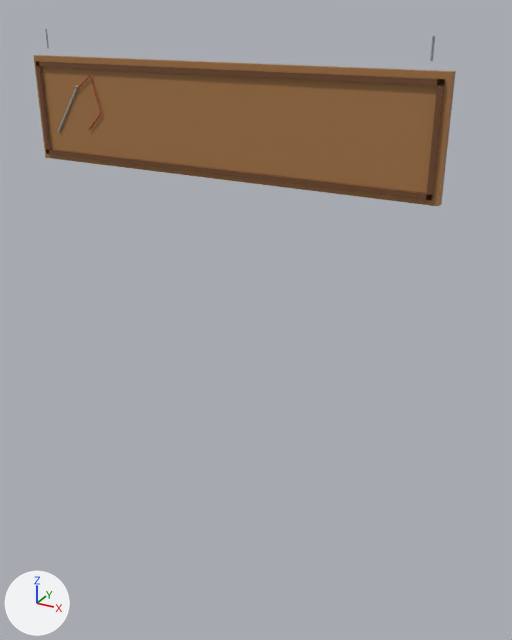
An edit to the glTF model assets/models/nha_rap/bang/bang_tiem_may_be_tu_32.glb, drawn before and after from the same camera.
Both versions are drawn from a camera (50 mm lens) standing at (3.6, -3.27, 3.43) and looking at (1.9, -0.18, 1.88). The lights are fixed; the arrows at lower left show +X, +Y and +Z. The first picture is the older version. Vertices at exactly the same position are counted once.

Names of what the first picture shows: 'bang_tiem_may_be_tu_32'.
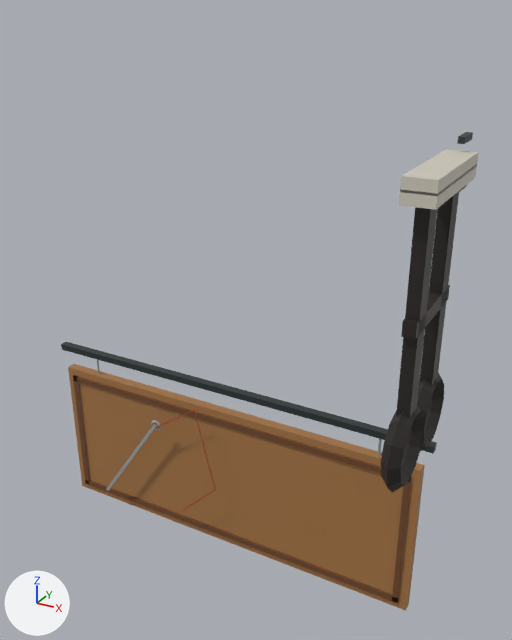
Where the change shows, as pixel boxes [x1, y1, x2, y2] in the pictures (512 x 640 px; the box of a moved part takes in the faces that stretch with it):
```json
{"object": "bang_tiem_may_be_tu_32", "change": "reshaped", "before": [33, 29, 456, 206], "after": [61, 132, 479, 611], "on screen": "170% taller"}
{"part": 1, "of": "me_day", "change": "added", "after": [61, 342, 437, 453]}
{"part": 2, "of": "me_day", "change": "moved or reshaped", "before": [45, 29, 49, 48], "after": [97, 360, 100, 374]}
{"part": 3, "of": "me_day", "change": "moved or reshaped", "before": [430, 36, 435, 61], "after": [378, 439, 382, 456]}
{"part": 4, "of": "me_day", "change": "added", "after": [68, 364, 425, 611], "on screen": "brown"}
{"part": 5, "of": "me_day", "change": "moved or reshaped", "before": [35, 61, 445, 200], "after": [73, 375, 412, 603]}
{"part": 6, "of": "me_day", "change": "moved or reshaped", "before": [58, 88, 77, 132], "after": [106, 424, 156, 491]}
{"part": 7, "of": "me_day", "change": "moved or reshaped", "after": [151, 420, 161, 431], "on screen": "not visible before"}
{"part": 8, "of": "me_day", "change": "moved or reshaped", "before": [76, 75, 101, 131], "after": [155, 410, 216, 511]}
{"part": 9, "of": "me_day", "change": "added", "after": [396, 207, 437, 419]}
{"part": 10, "of": "me_day", "change": "added", "after": [419, 191, 459, 386]}
{"part": 11, "of": "me_day", "change": "added", "after": [401, 285, 450, 340]}
{"part": 12, "of": "me_day", "change": "added", "after": [457, 132, 473, 144]}
{"part": 13, "of": "me_day", "change": "added", "after": [399, 166, 477, 210]}
{"part": 14, "of": "me_day", "change": "added", "after": [400, 149, 479, 196]}
{"part": 15, "of": "me_day", "change": "added", "after": [381, 373, 444, 492]}
{"part": 16, "of": "me_day", "change": "deleted", "before": [33, 55, 456, 206], "on screen": "brown"}
```

Edits to the scene script, one JSON object a line:
```json
{"block": "me_day", "where": "# used by ob_bang_tiem_may_be_tu_32; location = (0.0, 0.0, 0.0)"}
{"op": "remove", "block": "me_day", "code": "me_day.from_pydata(...)  # 96 vertices, 160 faces; spans x 0.4..2.8, y -0.11..-0.04, z 2.6..3.32"}
{"op": "add", "block": "me_day", "code": "me_day.from_pydata(...)  # 260 vertices, 460 faces; spans x 0.3..2.95, y -0.8..0.0, z 0.15..2.93"}
{"block": "me_day", "change": "me_day part 1: a new loose piece, a box spanning x 0.3..2.9, y -0.05..0.0, z 1.27..1.31, in mat_pho_mausac"}
{"block": "me_day", "change": "me_day part 2: the loose piece of 8 vertices spanning x 0.49..0.51, y -0.08..-0.06, z 3.22..3.32 is scaled about its middle by (1.33, 1.33, 1.4), then moved by (0.1, 0.04, -2.07)"}
{"block": "me_day", "change": "me_day part 3: the loose piece of 8 vertices spanning x 2.69..2.71, y -0.08..-0.06, z 3.22..3.32 is scaled about its middle by (1.33, 1.33, 1.4), then moved by (-0.1, 0.04, -2.07)"}
{"block": "me_day", "change": "me_day part 4: a new loose piece, a box spanning x 0.35..2.85, y -0.06..0.0, z 0.15..1.15, in mat_pho_mausac"}
{"block": "me_day", "change": "me_day part 5: the loose piece of 24 vertices spanning x 0.43..2.77, y -0.11..-0.04, z 2.63..3.15 is scaled about its middle by (1.02, 1.07, 1.74), then moved by (0.0, 0.04, -2.24)"}
{"block": "me_day", "change": "me_day part 6: the loose piece of 8 vertices spanning x 0.53..0.71, y -0.1..-0.09, z 2.76..3.02 is scaled about its middle by (2.7, 1, 2.7), then moved by (0.31, -0.08, -2.24)"}
{"block": "me_day", "change": "me_day part 7: the loose piece of 24 vertices spanning x 0.69..0.72, y -0.1..-0.09, z 3.0..3.03 is scaled about its middle by 2.7, then moved by (0.46, -0.08, -2.03)"}
{"block": "me_day", "change": "me_day part 8: the loose piece of 16 vertices spanning x 0.71..0.87, y -0.1, z 2.79..3.09 is scaled about its middle by (2.7, 1, 2.7), then moved by (0.6, -0.07, -2.15)"}
{"block": "me_day", "change": "me_day part 9: a new loose piece, a box spanning x 2.85..2.91, y -0.64..-0.54, z 1.78..2.73, in mat_pho_mausac"}
{"block": "me_day", "change": "me_day part 10: a new loose piece, a box spanning x 2.85..2.91, y -0.3..-0.2, z 1.78..2.73, in mat_pho_mausac"}
{"block": "me_day", "change": "me_day part 11: a new loose piece, a box spanning x 2.85..2.91, y -0.67..-0.17, z 2.195..2.265, in mat_pho_mausac"}
{"block": "me_day", "change": "me_day part 12: a new loose piece, a box spanning x 2.865..2.895, y -0.14..0.0, z 2.895..2.925, in mat_pho_mausac"}
{"block": "me_day", "change": "me_day part 13: a new loose piece, a box spanning x 2.81..2.95, y -0.72..-0.1, z 2.75..2.81, in mat_pho_mausac"}
{"block": "me_day", "change": "me_day part 14: a new loose piece, a box spanning x 2.81..2.95, y -0.72..-0.1, z 2.8..2.86, in mat_pho_mausac"}
{"block": "me_day", "change": "me_day part 15: a new loose piece of 92 vertices spanning x 2.84..2.93, y -0.8..-0.03, z 1.41..1.85, in mat_pho_mausac"}
{"block": "me_day", "change": "me_day part 16: the loose piece of 8 vertices spanning x 0.4..2.8, y -0.09..-0.04, z 2.6..3.18 is deleted"}
{"block": "me_day", "change": "other edits to the shape of me_day do not show in these pictures"}
```
